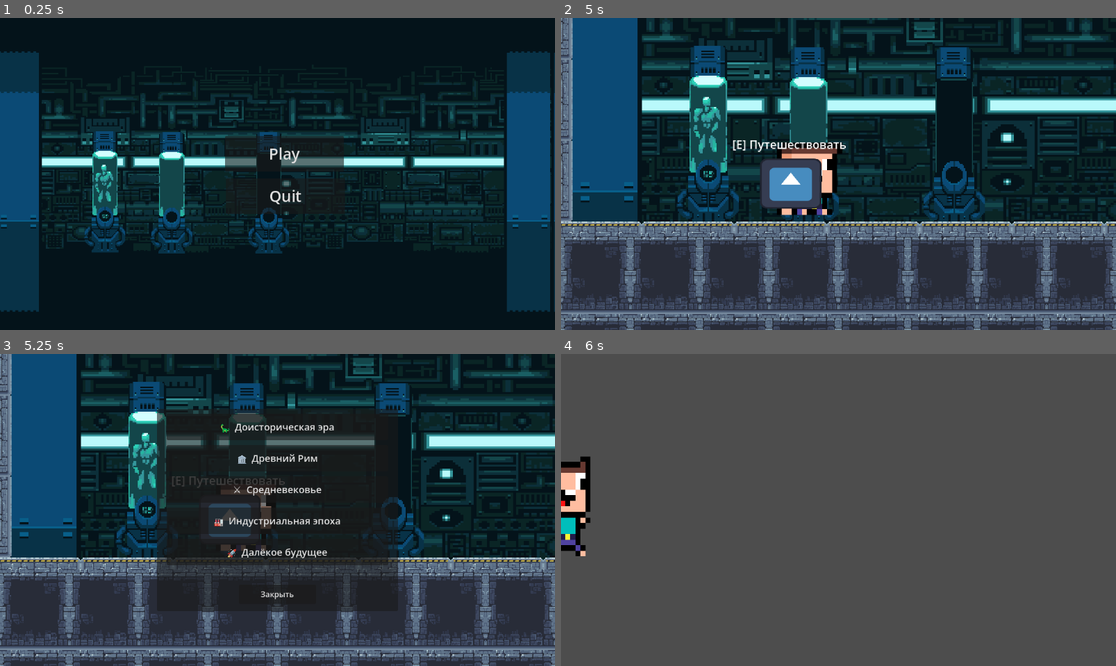
Above: before the commit, frames 1-4 (two rows, left to right).
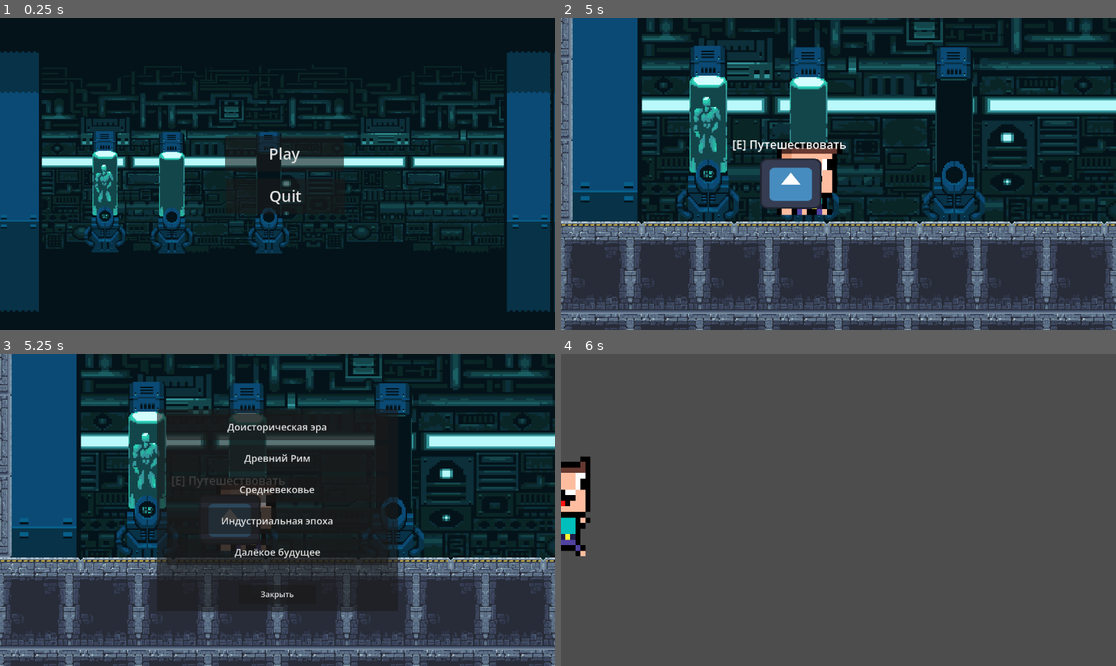
Above: after the commit, the same moments.

Repository: moneyhello26-lang/Eras
Game: Godot game, scene res://Scenes/menu.tscn
Two runs of this game, one before a commit and one after it. Both use one fixed random seed, a clock stepped at 60 frames per second and the inputs below. The engine's default icon, where the game draws it, is replaced by a stand-in: a white triangle on a blue panel in a dark square.
Inputs (mouse positions are in pixels of both pictures, inside the frame that each line leads up to):
- Up to frame 1 (0.25 s): no input
- Up to frame 2 (5 s): click "Play" at 0.5 s; tap Enter (ui_accept) at 1.25, 1.52, 2.27, 3.77, 4.25, 4.52 s; hold D 1.28-2.78 s; tap Shift at 1.35, 3.6 s; tap Space at 2.1, 4.35 s; hold A 2.78-3.53 s; tap E at 2.85 s; hold D from 3.53 s (still down)
- Up to frame 3 (5.25 s): release D at 5.03 s; hold A from 5.03 s (still down); tap E at 5.1 s
- Up to frame 4 (6 s): tap Enter (ui_accept) at 5.27 s; release A at 5.75 s; click (838, 425) at 5.75 s, where only the run after the commit has a clickable "Доисторическая эра"

Frames 1-2 are identical in both runs. In frame 3, 1.4% of the frame differs, in the area x 38-62%, y 22-66%; in frame 4, nothing differs.

Commit message:
Assets Жанна дарк

Diff:
--- a/eras/Scenes/epochmenu.gd
+++ b/eras/Scenes/epochmenu.gd
@@ -7,11 +7,11 @@
 
 # Список эпох: название => путь к сцене
 const EPOCHS: Array[Dictionary] = [
-	{"name": "🦕  Доисторическая эра",  "scene": "res://Scenes/prehistoric_era.tscn"},
-	{"name": "🏛️  Древний Рим",          "scene": "res://scenes/ancient_world.tscn"},
-	{"name": "⚔️  Средневековье",        "scene": "res://scenes/middle_ages.tscn"},
-	{"name": "🏭  Индустриальная эпоха", "scene": "res://scenes/early_modern_period.tscn"},
-	{"name": "🚀  Далёкое будущее",      "scene": "res://scenes/late_modern_period.tscn"},
+	{"name": "Доисторическая эра",  "scene": "res://Scenes/prehistoric_era.tscn"},
+	{"name": "Древний Рим",          "scene": "res://scenes/ancient_world.tscn"},
+	{"name": "Средневековье",        "scene": "res://scenes/middle_ages.tscn"},
+	{"name": "Индустриальная эпоха", "scene": "res://scenes/early_modern_period.tscn"},
+	{"name": "Далёкое будущее",      "scene": "res://scenes/late_modern_period.tscn"},
 ]
 
 @onready var buttons_container: VBoxContainer = $Panel/VBoxContainer
Binary file added: eras/Sprites/Jeanne d'Arc/Whimsy_Hallow_Dungeon_Asset_Pack_V1.62.png
Not shown, added: eras/Sprites/Jeanne d'Arc/Whimsy_Hallow_Dungeon_Asset_Pack_V1.62.png.import
